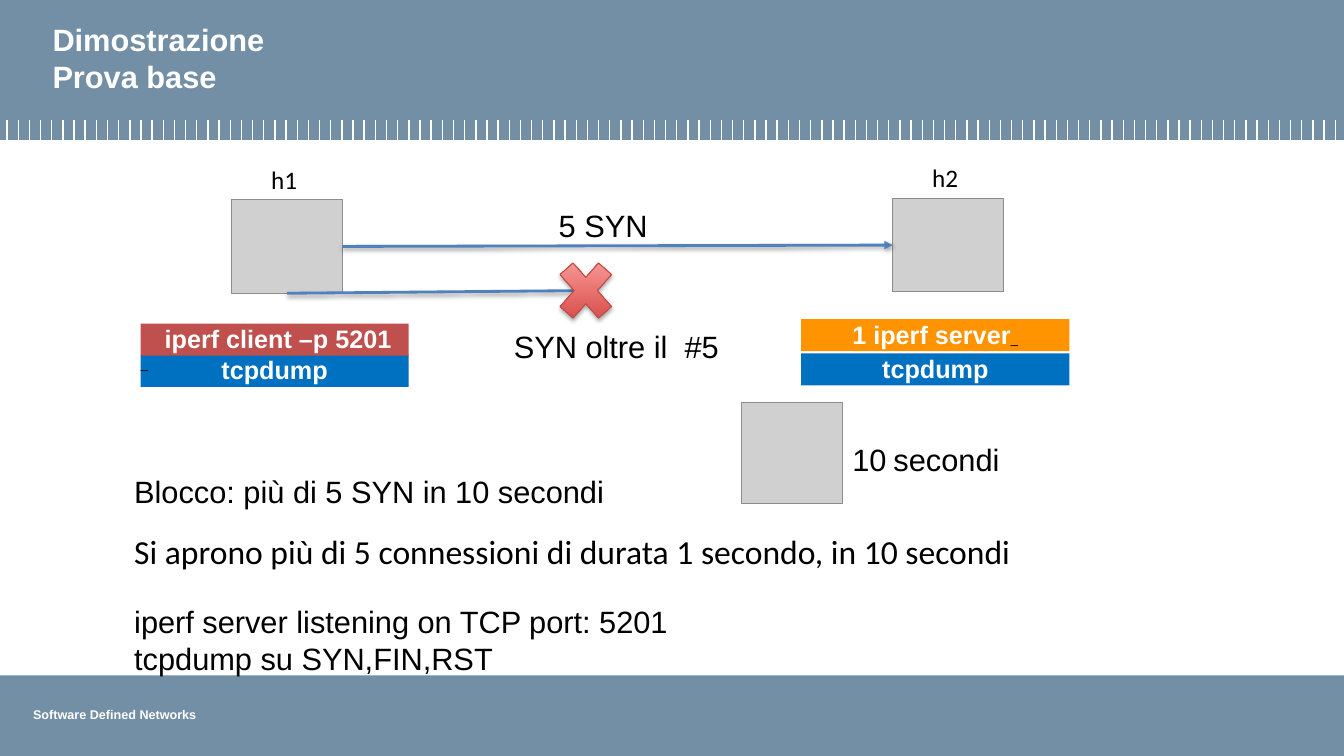
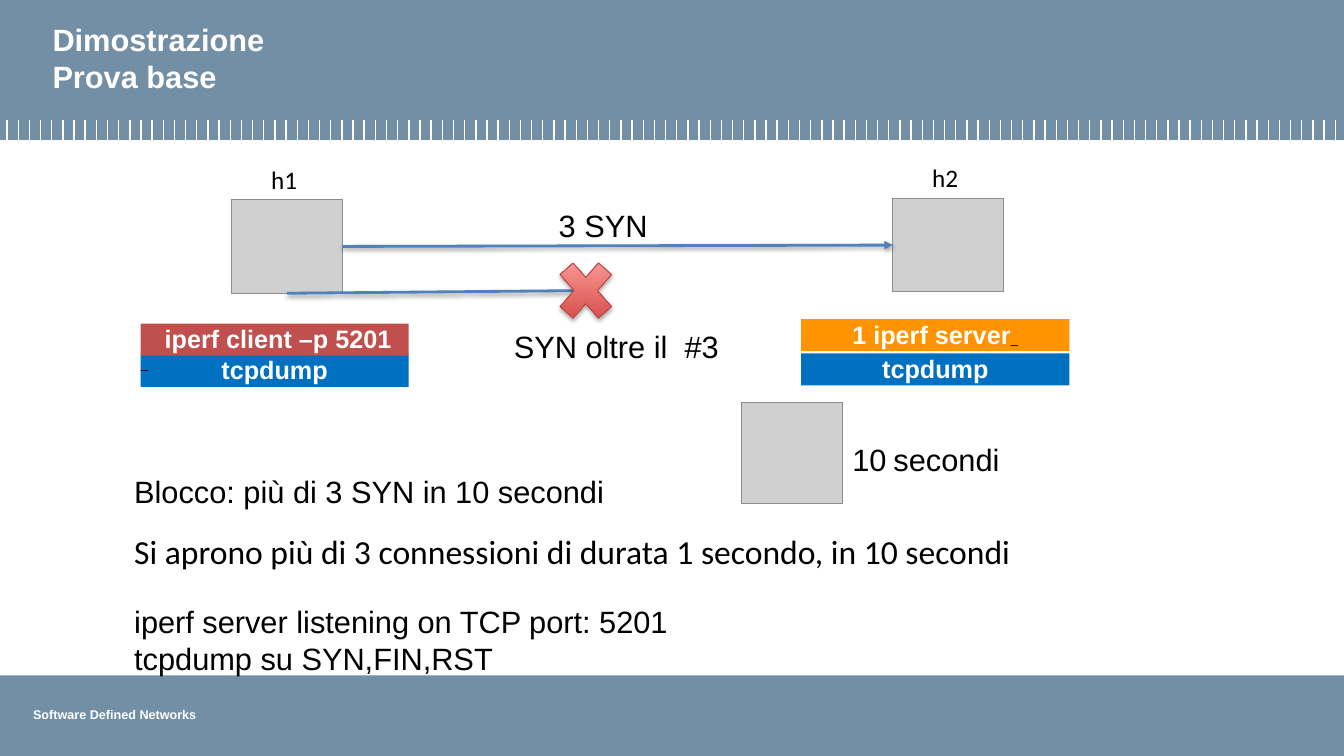
Before and after one commit to pierluigigrossi/progetto-SDN, a slide deck: slide 9 of intermedia8.pptx. Drawn at 1344x756 pixels with LibreOffice and Linux fonts; fonts in the diff are those of the drawing; grey boxes stand for pictures; background and template pictures are left out. Boxes give left, top, right and bottom in pixels: in the first picture for what was removed or moved away, otherwise in the second. Text is boxed around its words. In the diff, an @@ line names an element or a change of style, - is before the commit and + after.

```diff
--- a/intermedia8.pptx
+++ b/intermedia8.pptx
@@ text at <box>559,215,647,238</box>: text changed @@
-5 SYN
+3 SYN
@@ text at <box>514,335,719,359</box>: text changed @@
-SYN oltre il #5
+SYN oltre il #3
@@ text at <box>134,480,604,509</box>: text changed @@
-Blocco: più di 5 SYN in 10 secondi
+Blocco: più di 3 SYN in 10 secondi
@@ text at <box>134,540,1009,570</box>: text changed @@
-Si aprono più di 5 connessioni di durata 1 secondo, in 10 secondi
+Si aprono più di 3 connessioni di durata 1 secondo, in 10 secondi
```
Also in this commit, not shown: 1 other slide changed, 3 other files.
